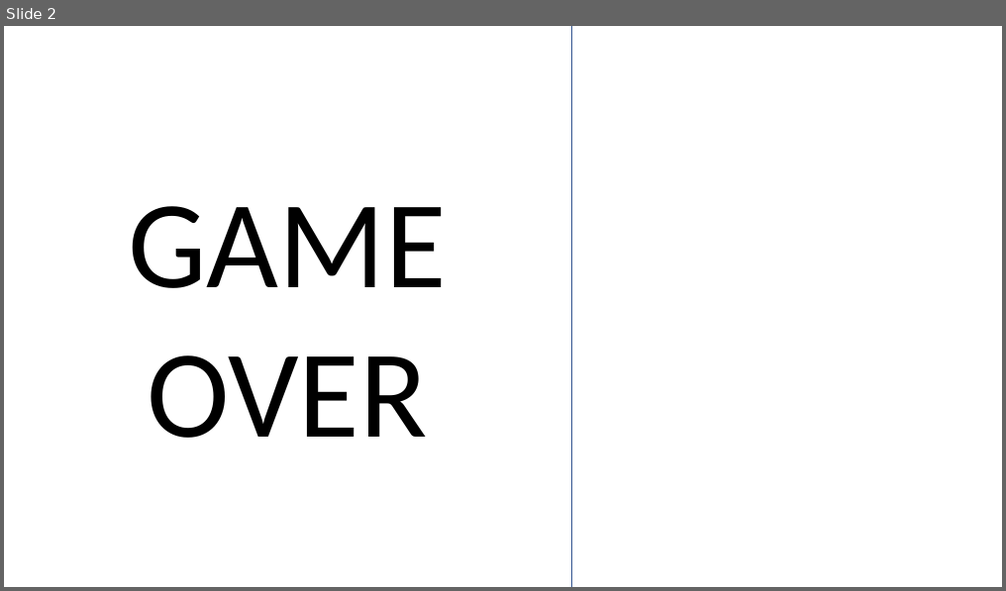
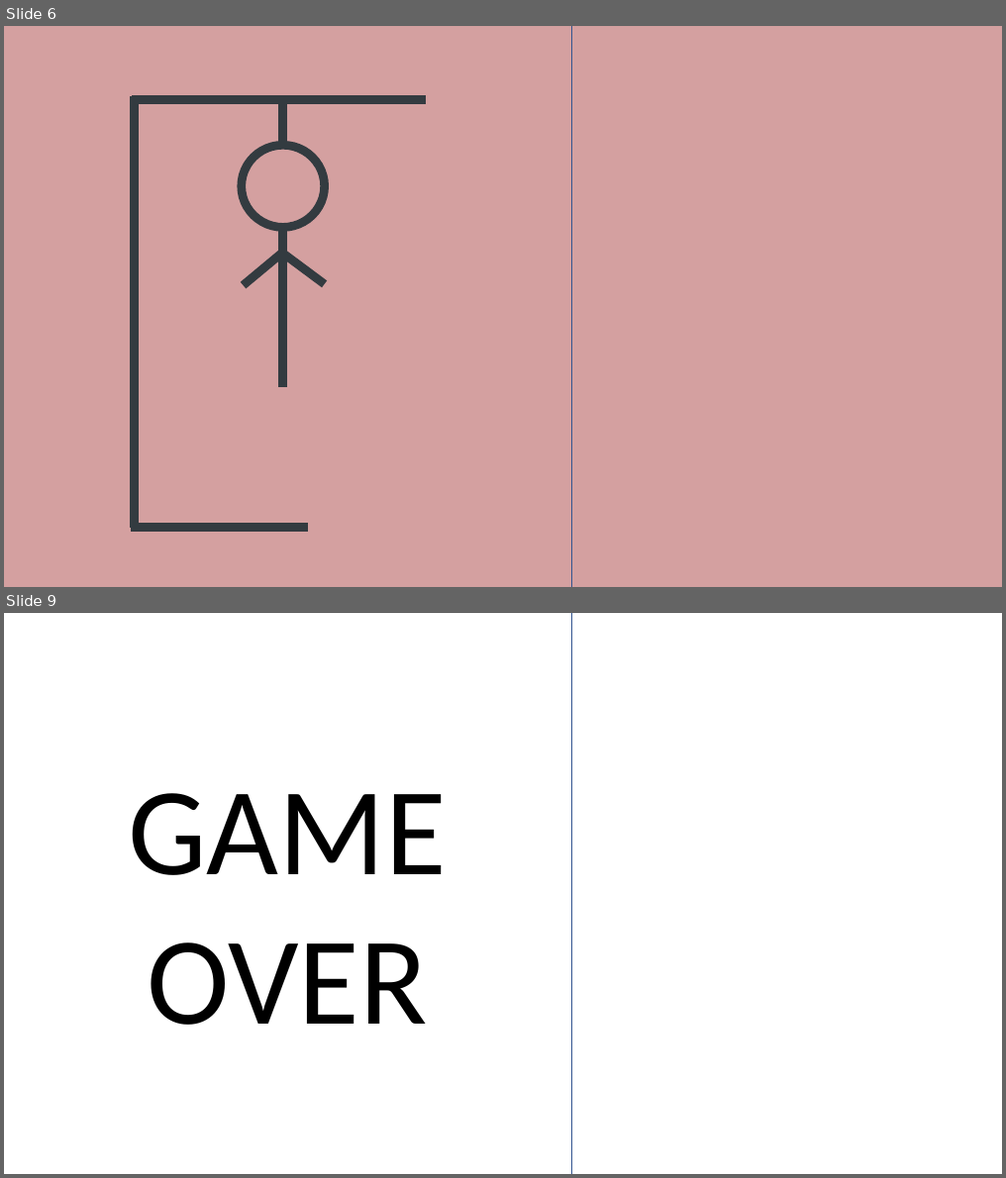
Before and after one commit to ShaharSalhov/hangman_game, a slide deck: public/pics/Presentation1.pptx. Shown one above the other, each under a label of ours: slide 2 before the commit, slides 6 and 9 after it; the slides between them are not shown. The pictures are 1006x591 and 1006x1178 pixels, drawn with LibreOffice and Linux fonts; fonts in the diff are those of the drawing; background and template pictures are left out. Boxes give left, top, right and bottom in pixels: in the first picture for what was removed or moved away, otherwise in the second. Text is boxed around its words. In the diff, an @@ line names an element or a change of style, - is before the commit and + after.

```diff
--- a/public/pics/Presentation1.pptx
+++ b/public/pics/Presentation1.pptx
@@ slide 6 added at bbox=[4, 26, 1002, 587], background #D4A0A0 @@
@@ rectangle added at bbox=[4, 26, 572, 587], outline #325491 1 pt @@
@@ line added from (132, 99) to (426, 99), #333B40 8.25 pt @@
@@ line added from (135, 96) to (135, 528), #333B40 8.25 pt @@
@@ line added from (283, 145) to (283, 99), #333B40 8.25 pt @@
@@ ellipse added at bbox=[242, 145, 325, 227], outline #333B40 8.25 pt @@
@@ line added from (283, 386) to (283, 225), #333B40 8.25 pt @@
@@ line added from (244, 285) to (281, 254), #333B40 8.25 pt @@
@@ line added from (325, 284) to (283, 254), #333B40 8.25 pt @@
@@ line added from (132, 528) to (308, 528), #333B40 8.25 pt @@
@@ what was slide 2 is now slide 9 @@
```
Also in this commit, not shown: 1 slide changed, 6 other slides added, 22 other files.
